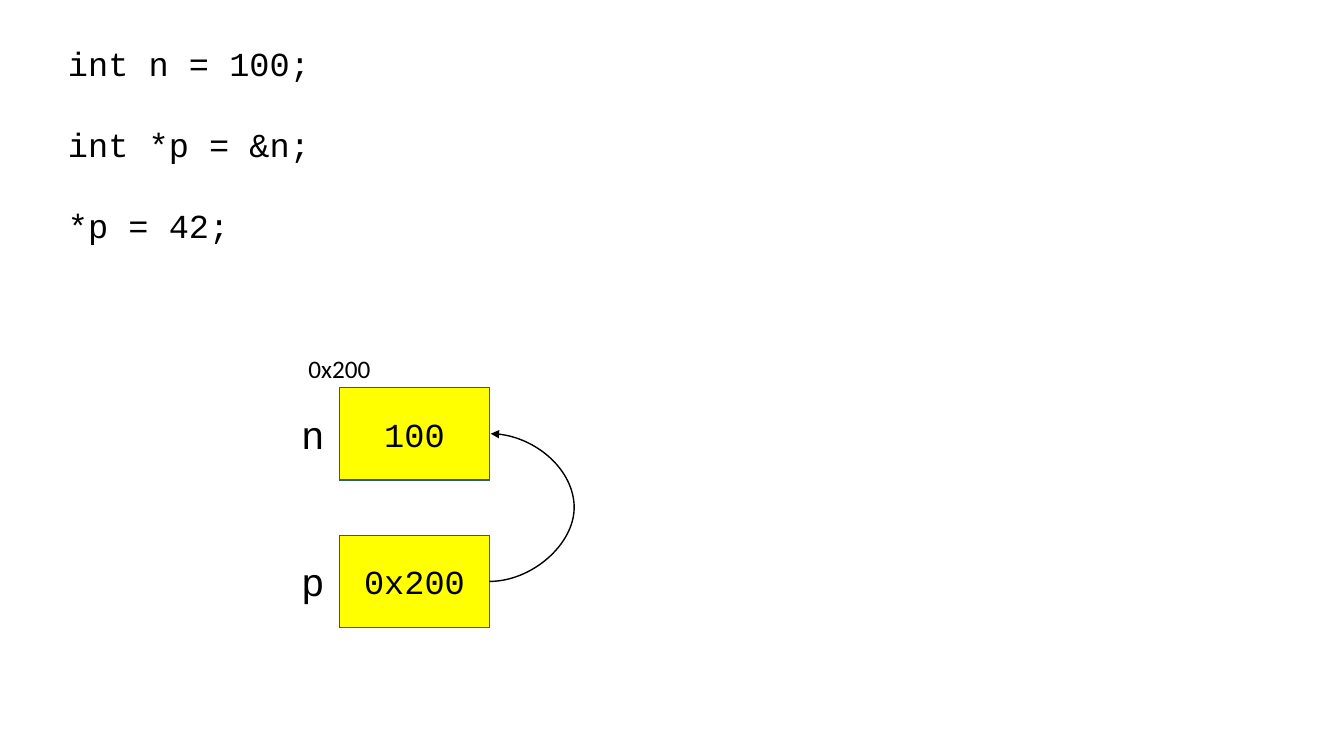
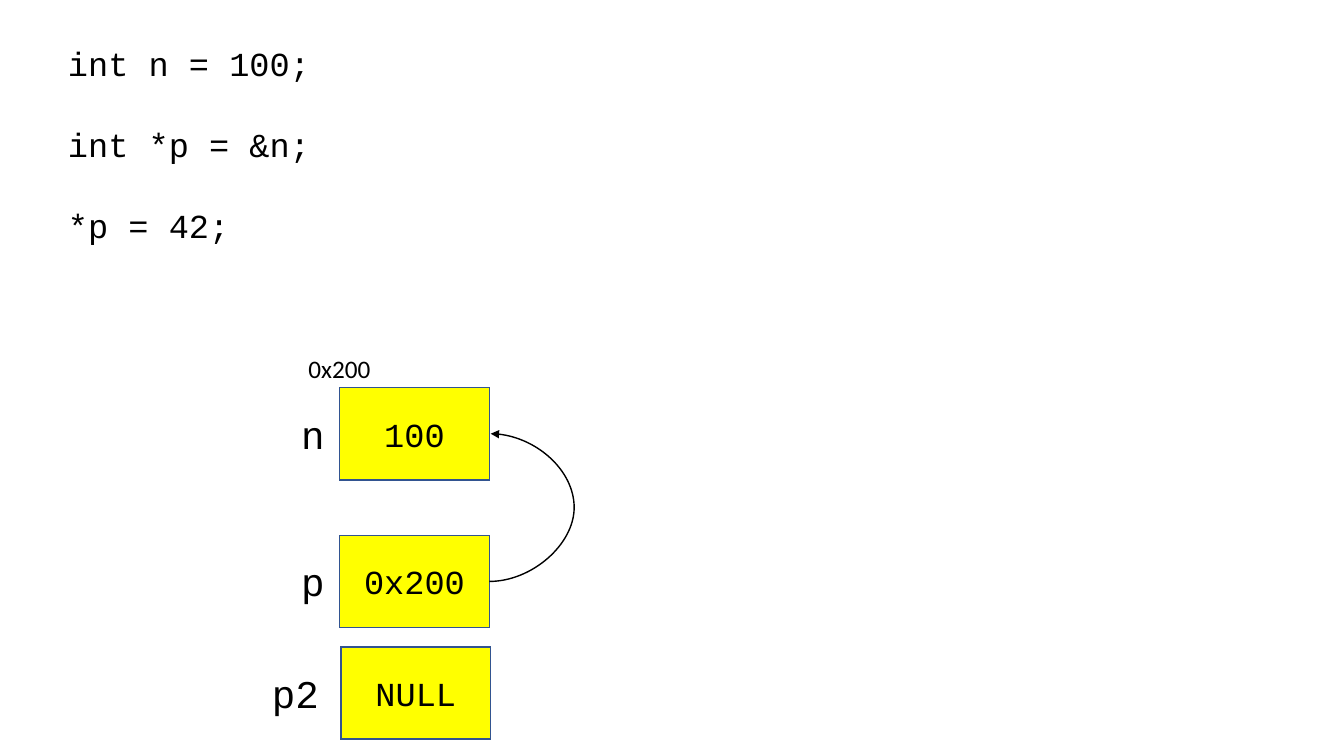
Before and after one commit to yoondev-classroom/cpp_221114, a slide deck: slide 1 of 221114.pptx. Drawn at 1344x756 pixels with LibreOffice and Linux fonts; fonts in the diff are those of the drawing. Boxes give left, top, right and bottom in pixels: in the first picture for what was removed or moved away, otherwise in the second. Text is boxed around its words. In the diff, an @@ line names an element or a change of style, - is before the commit and + after.

```diff
--- a/221114.pptx
+++ b/221114.pptx
@@ rectangle added at box(341, 647, 491, 739), fill #FFFF00, outline #325491 1 pt, 24 pt, text #000000 @@
+NULL
@@ text added at box(272, 681, 319, 716), 28 pt, text #000000 @@
+p2
```
Also in this commit, not shown: 6 slides added, 1 other file.
